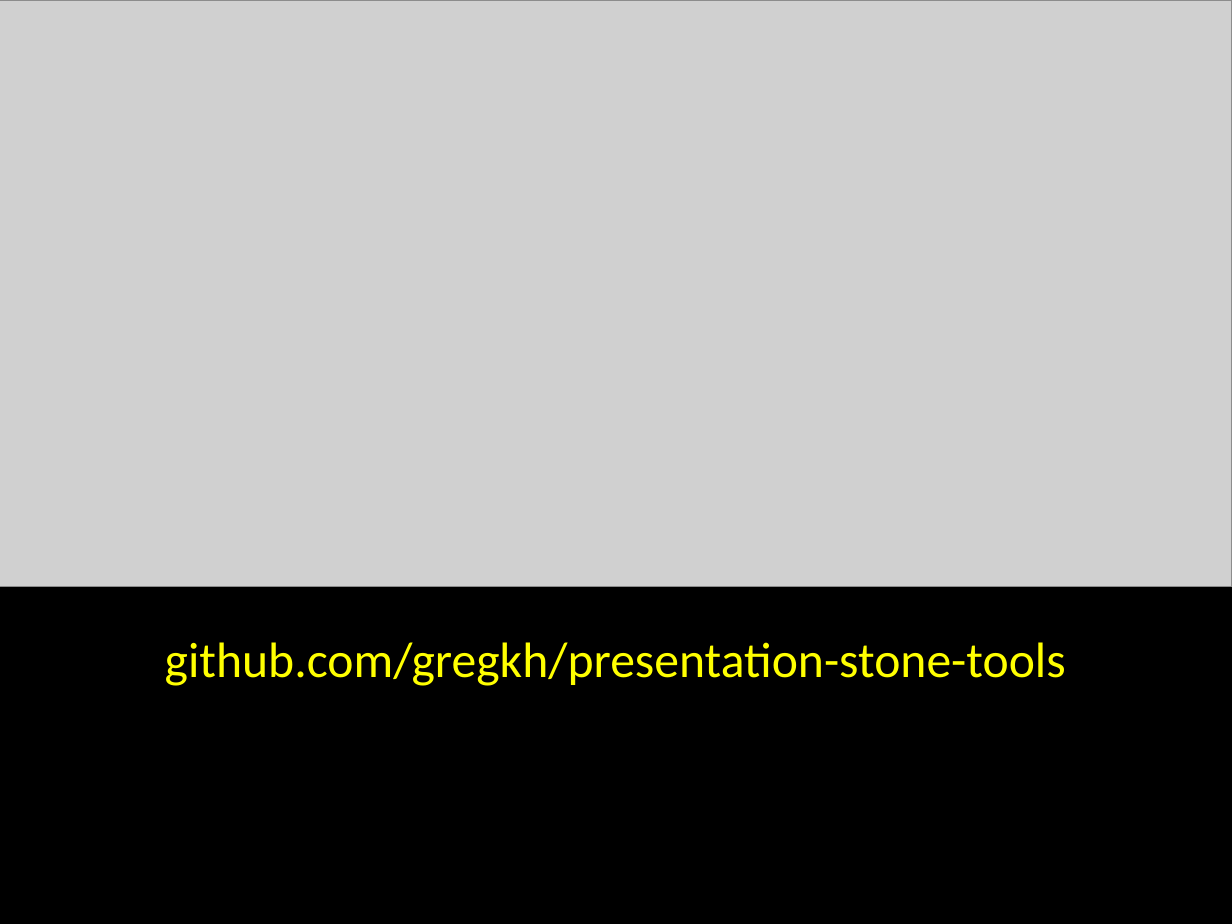
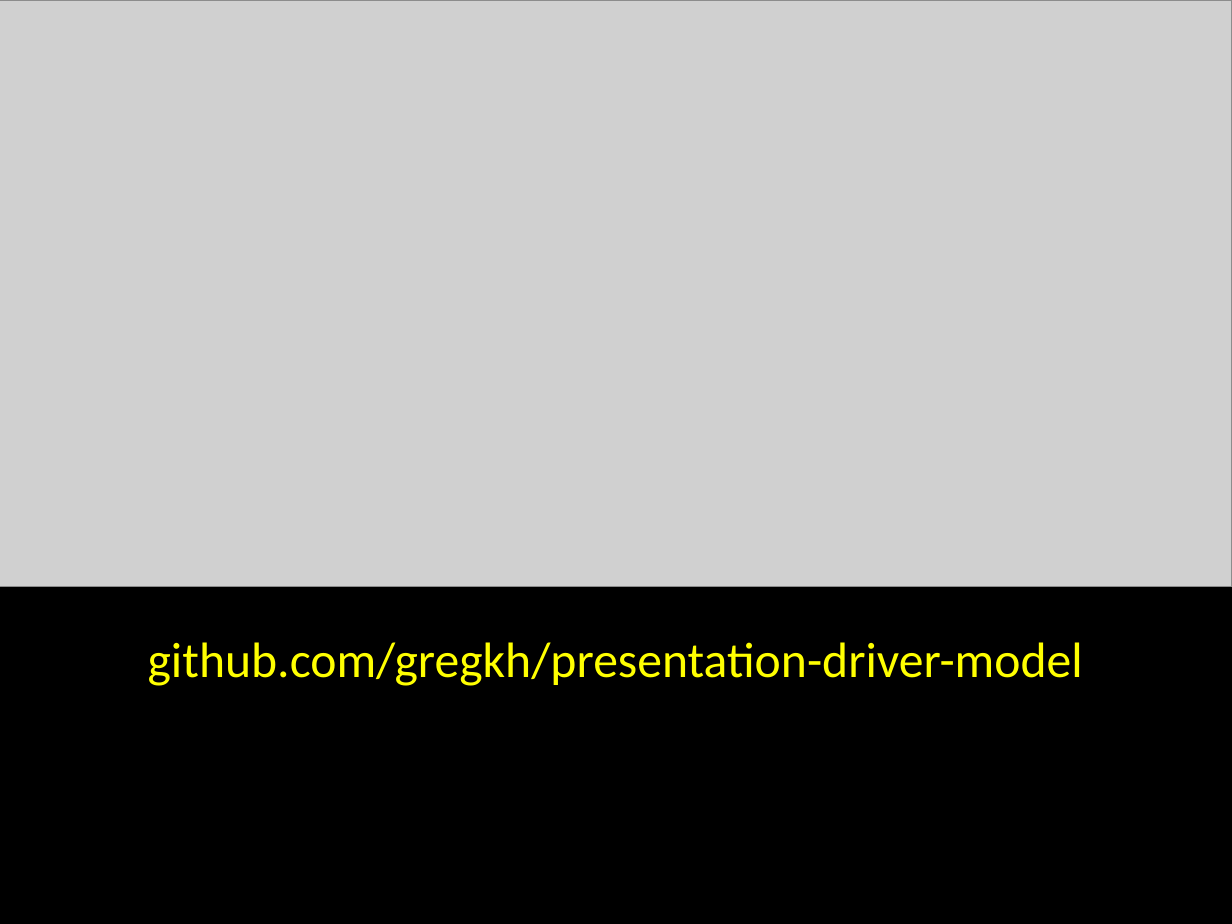
Before and after one commit to gregkh/presentation-driver-model, a slide deck: slide 22 of driver-model.odp. Drawn at 1232x924 pixels with LibreOffice and Linux fonts; fonts in the diff are those of the drawing; grey boxes stand for pictures. Boxes give left, top, right and bottom in pixels: in the first picture for what was removed or moved away, otherwise in the second. Text is boxed around its words. In the diff, an @@ line names an element or a change of style, - is before the commit and + after.

Commit message:
updates

```diff
--- a/driver-model.odp
+++ b/driver-model.odp
@@ text at (x1=148, y1=642, x2=1083, y2=686): text changed @@
-github.com/gregkh/presentation-stone-tools
+github.com/gregkh/presentation-driver-model
```
Also in this commit, not shown: 3 other slides changed, 10 slides added, 10 slides removed.
